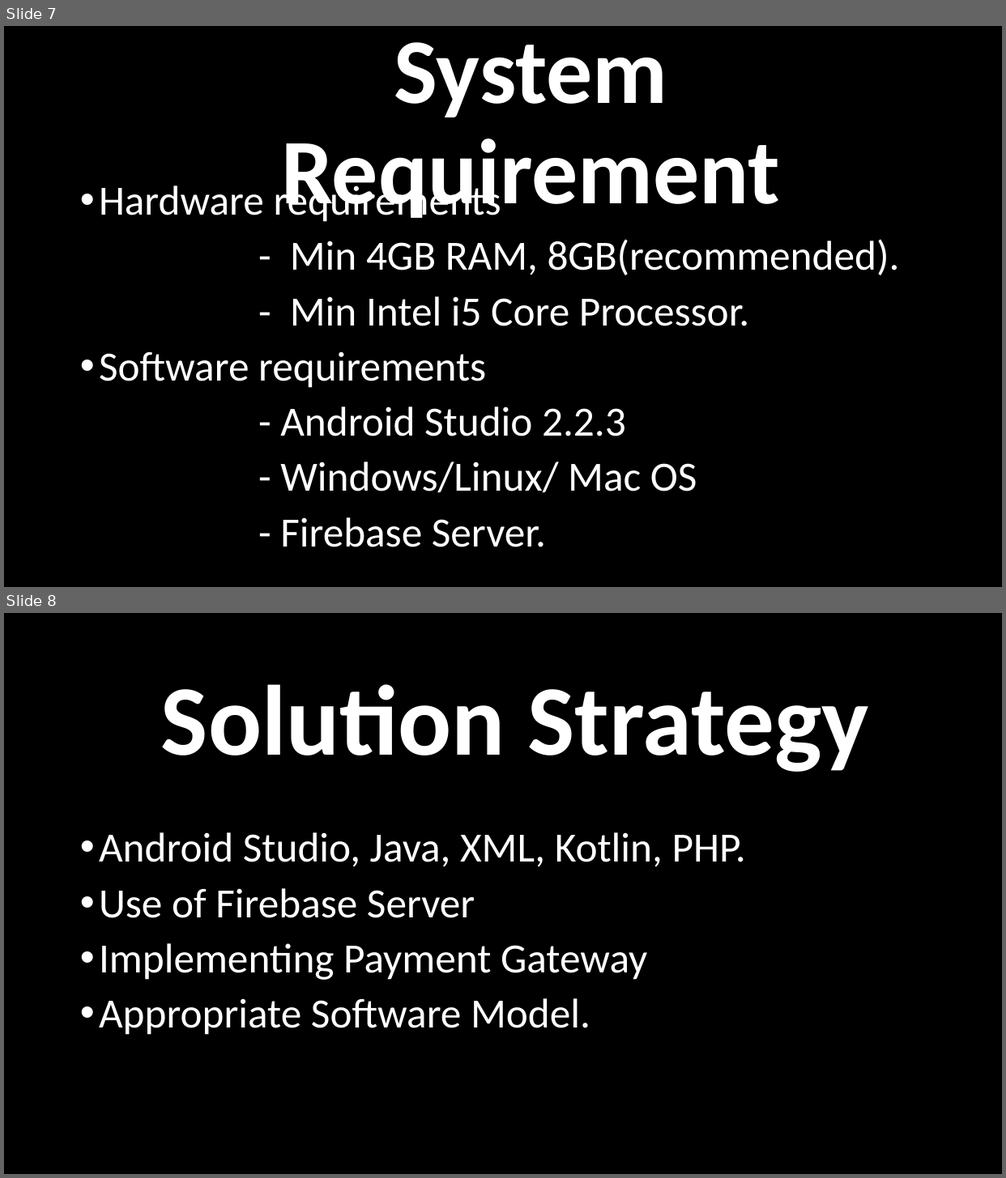
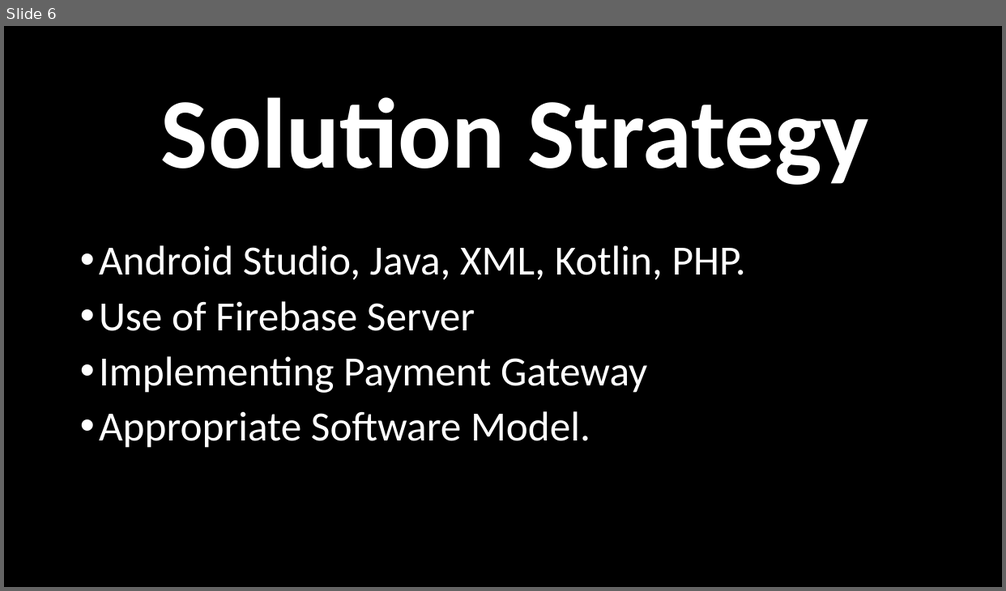
Before and after one commit to pritz10/Dissertation-Mini-Project-2018-, a slide deck: Home Stays.pptx. Shown one above the other, each under a label of ours: slides 7 and 8 before the commit, slide 6 after it. The pictures are 1006x1178 and 1006x591 pixels, drawn with LibreOffice and Linux fonts; fonts in the diff are those of the drawing. Boxes give left, top, right and bottom in pixels: in the first picture for what was removed or moved away, otherwise in the second. Text is boxed around its words. In the diff, an @@ line names an element or a change of style, - is before the commit and + after.

```diff
--- a/Home Stays.pptx
+++ b/Home Stays.pptx
@@ slide 7 removed at [4, 26, 1002, 587], background #000000 @@
@@ text removed at [281, 42, 780, 222] @@
-System Requirement
@@ text removed at [99, 181, 900, 548] @@
-• Hardware requirements
-- Min 4GB RAM, 8GB(recommended).
-- Min Intel i5 Core Processor.
-• Software requirements
-- Android Studio 2.2.3
-- Windows/Linux/ Mac OS
-- Firebase Server.
@@ what was slide 8 is now slide 6 @@
```
Also in this commit, not shown: 8 slides changed, 9 slides added, 1 other slide removed, 4 other files.
